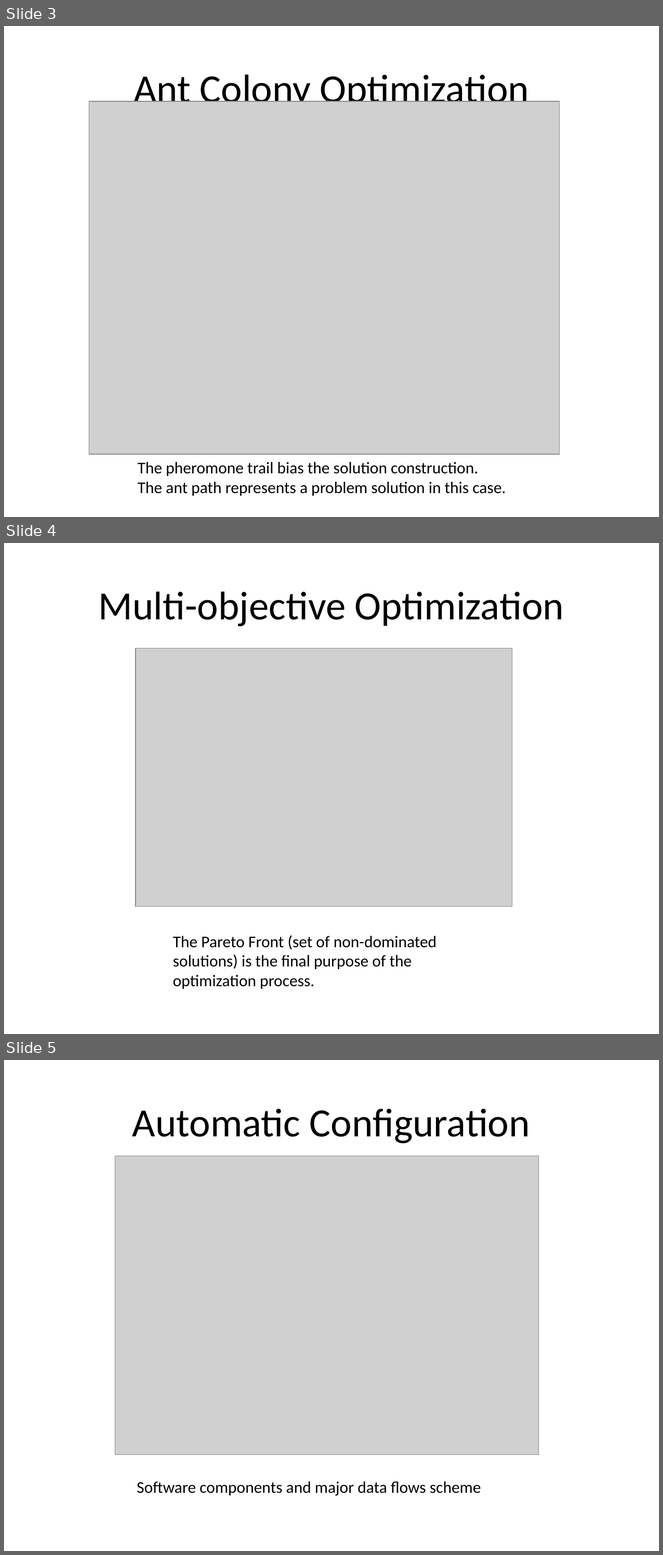
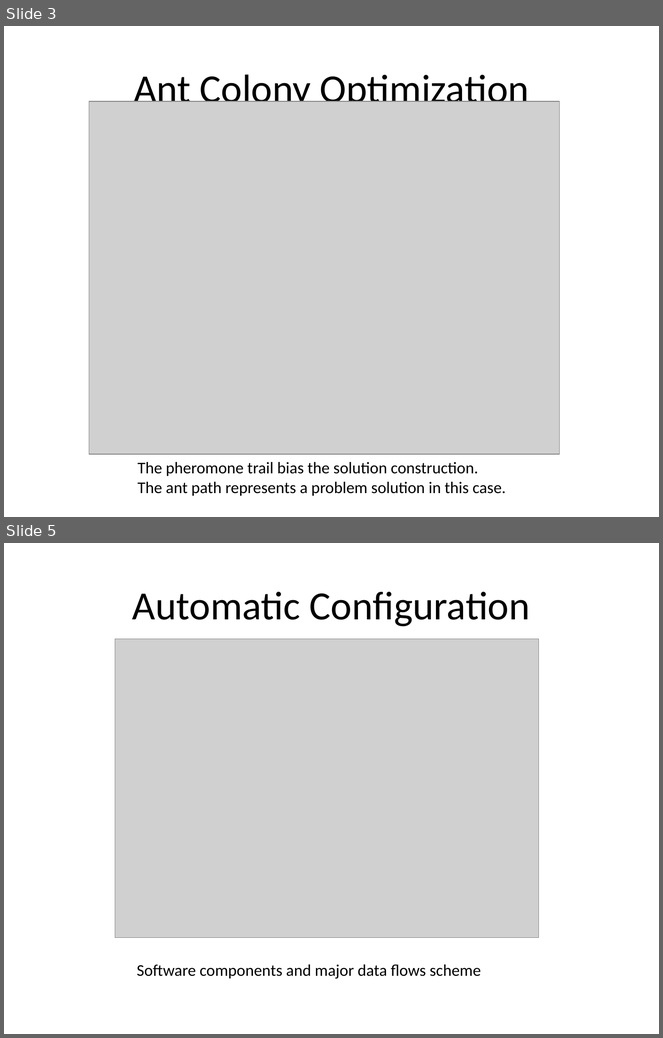
Before and after one commit to ElderMayday/preparatory-work, a slide deck: slides/slides.pptx. Shown one above the other, each under a label of ours: slides 3, 4 and 5 before the commit, slides 3 and 5 after it; the slides between them are not shown. The pictures are 663x1555 and 663x1038 pixels, drawn with LibreOffice and Linux fonts; fonts in the diff are those of the drawing; grey boxes stand for pictures. Boxes give left, top, right and bottom in pixels: in the first picture for what was removed or moved away, otherwise in the second. Text is boxed around its words. In the diff, an @@ line names an element or a change of style, - is before the commit and + after.

```diff
--- a/slides/slides.pptx
+++ b/slides/slides.pptx
@@ slide 4 removed at bbox=[4, 543, 659, 1034], background #FFFFFF @@
@@ title removed at bbox=[99, 591, 564, 627] @@
-Multi-objective Optimization
@@ picture removed at bbox=[136, 649, 513, 906] @@
@@ text removed at bbox=[173, 936, 437, 989] @@
-The Pareto Front (set of non-dominated solutions) is the final purpose of the optimization process.
```
Also in this commit, not shown: 2 slides changed, 2 slides added, 1 other slide removed.
